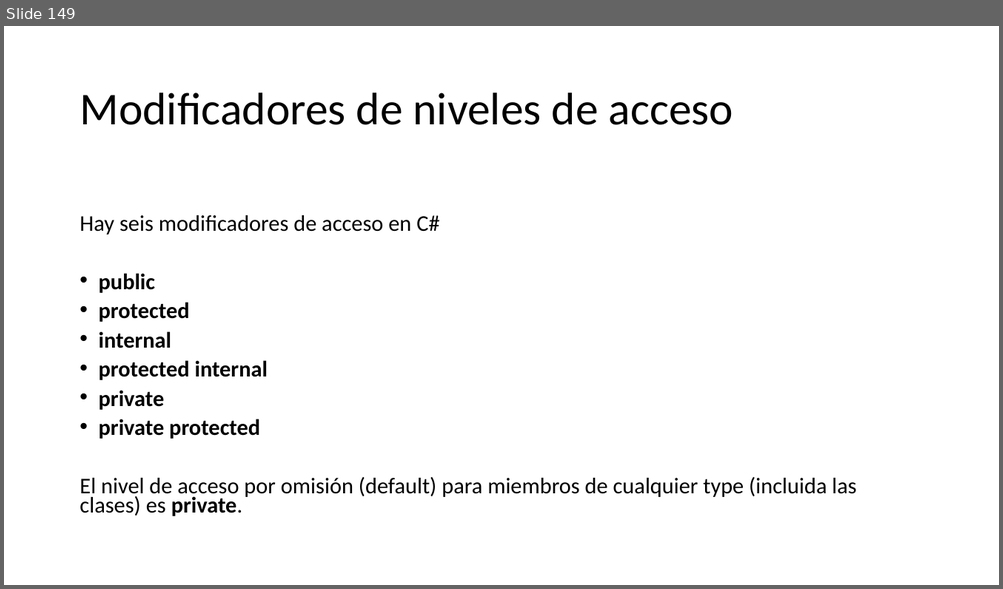
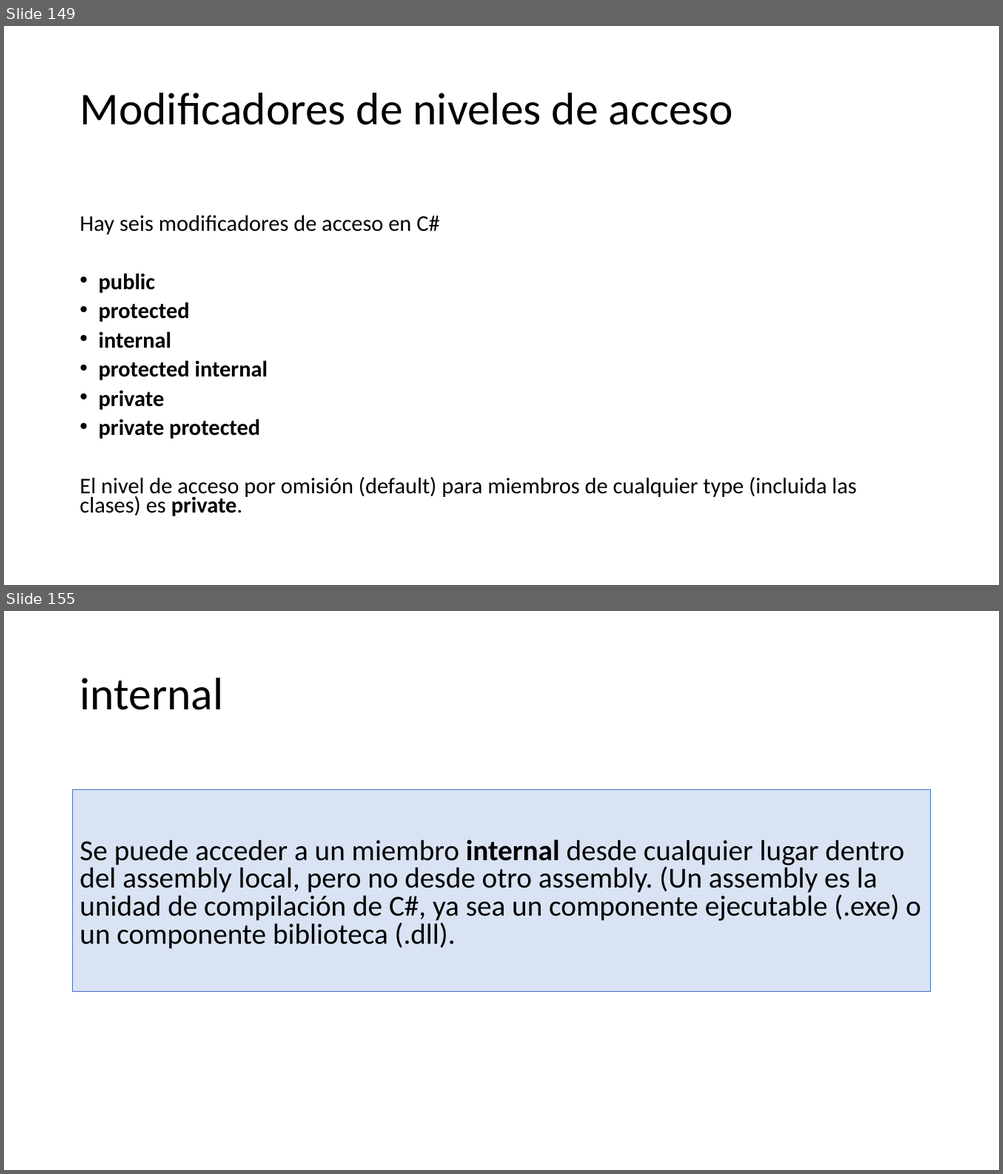
Before and after one commit to AlbertOsinaga/CursoCSharp__8, a slide deck: CSharpQuickReferencia.pptx. Shown one above the other, each under a label of ours: slide 149 before the commit, slides 149 and 155 after it; the slides between them are not shown. The pictures are 1003x589 and 1003x1174 pixels, drawn with LibreOffice and Linux fonts; fonts in the diff are those of the drawing. Boxes give left, top, right and bottom in pixels: in the first picture for what was removed or moved away, otherwise in the second. Text is boxed around its words. In the diff, an @@ line names an element or a change of style, - is before the commit and + after.

```diff
--- a/CSharpQuickReferencia.pptx
+++ b/CSharpQuickReferencia.pptx
@@ slide 155 added at <box>4,611,999,1170</box>, background #FFFFFF @@
@@ title added at <box>79,678,223,710</box>, 44 pt, text #000000 @@
+internal
@@ text added at <box>73,789,930,992</box>, fill #DAE3F3, outline #4472C4 0.75 pt, 28 pt, text #000000 @@
+Se puede acceder a un miembro internal desde cualquier lugar dentro del assembly local, pero no desde otro assembly. (Un assembly es la unidad de compilación de C#, ya sea un componente ejecutable (.exe) o un componente biblioteca (.dll).
```
Also in this commit, not shown: 1 slide changed, 10 other slides added.
